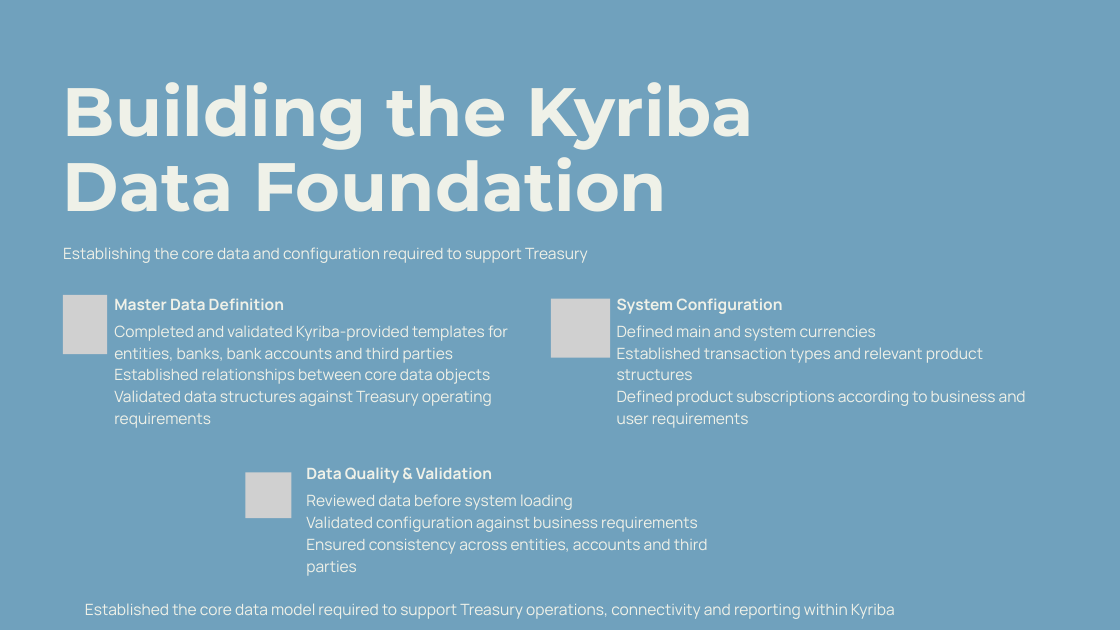
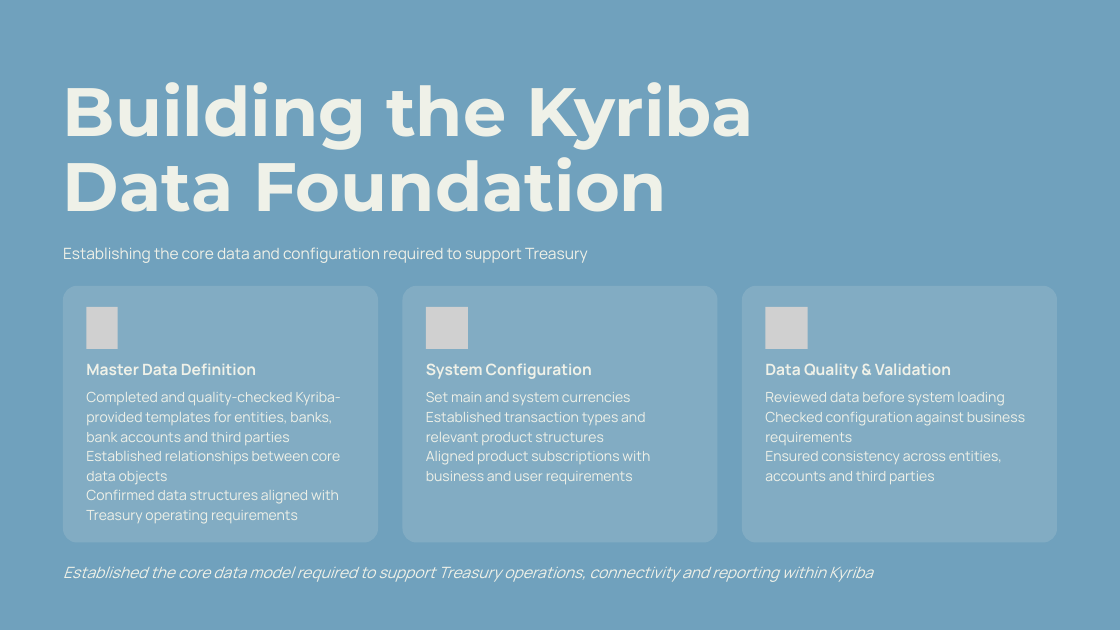
Before and after one commit to sgarciapuga/Work_Portfolio, a slide deck: slide 9 of docs/kyriba-transformation/presentation/kyriba-transformation.pptx. Drawn at 1120x630 pixels with LibreOffice and Linux fonts; fonts in the diff are those of the drawing; grey boxes stand for pictures. Boxes give left, top, right and bottom in pixels: in the first picture for what was removed or moved away, otherwise in the second. Text is boxed around its words. In the diff, an @@ line names an element or a change of style, - is before the commit and + after.

Commit message:
Added Case 2 to Kyriba Transformation

```diff
--- a/docs/kyriba-transformation/presentation/kyriba-transformation.pptx
+++ b/docs/kyriba-transformation/presentation/kyriba-transformation.pptx
@@ freeform shape added at <box>63,286,377,542</box>, fill #EFF1E8 at 15% opacity @@
@@ freeform shape added at <box>403,286,717,542</box>, fill #EFF1E8 at 15% opacity @@
@@ freeform shape added at <box>742,286,1057,542</box>, fill #EFF1E8 at 15% opacity @@
@@ picture: place and size @@
-picture at <box>63,295,107,354</box>
+picture at <box>86,307,118,349</box>
@@ picture: place and size @@
-picture at <box>551,298,610,358</box>
+picture at <box>426,307,468,349</box>
@@ picture: place and size @@
-picture at <box>245,472,291,518</box>
+picture at <box>766,307,808,349</box>
@@ text "Master Data Definition": place and size @@
-text "Master Data Definition" at <box>114,298,284,310</box>
+text "Master Data Definition" at <box>86,363,256,375</box>
@@ text "System Configuration": place and size @@
-text "System Configuration" at <box>617,298,782,314</box>
+text "System Configuration" at <box>426,363,592,379</box>
@@ text "Data Quality & Validation": place and size @@
-text "Data Quality & Validation" at <box>306,467,492,483</box>
+text "Data Quality & Validation" at <box>765,363,951,379</box>
@@ text "Completed and quality-checked Kyriba-provided templates ...": place and size @@
-text "Completed and quality-checked Kyriba-provided templates ..." at <box>114,325,508,428</box>
+text "Completed and quality-checked Kyriba-provided templates ..." at <box>86,392,341,524</box>
@@ text "Set main and system currencies": place and size @@
-text "Set main and system currencies" at <box>617,325,1026,428</box>
+text "Set main and system currencies" at <box>426,392,650,484</box>
@@ text "Reviewed data before system loading": place and size @@
-text "Reviewed data before system loading" at <box>306,494,708,576</box>
+text "Reviewed data before system loading" at <box>765,392,1025,484</box>
@@ text at <box>86,392,341,445</box>: text changed; size 20 to 18 pt @@
-Completed and validated Kyriba-provided templates for entities, banks, bank accounts and third parties
+Completed and quality-checked Kyriba-provided templates for entities, banks, bank accounts and third parties
@@ text at <box>426,392,631,405</box>: text changed; size 20 to 18 pt @@
-Defined main and system currencies
+Set main and system currencies
@@ text at <box>426,412,645,445</box>: size 20 to 18 pt in "Established transaction types and relevant product structure ..."; line spacing 28pt to 25.2pt @@
@@ text at <box>765,412,1025,445</box>: text changed; size 20 to 18 pt @@
-Validated configuration against business requirements
+Checked configuration against business requirements
@@ text at <box>765,392,1004,484</box>: size 20 to 18 pt in "Reviewed data before system loading", "Ensured consistency across entities, accounts and third ..."; line spacing 28pt to 25.2pt @@
@@ text at <box>86,451,340,484</box>: size 20 to 18 pt in "Established relationships between core data objects"; line spacing 28pt to 25.2pt @@
@@ text at <box>426,451,650,484</box>: text changed; size 20 to 18 pt @@
-Defined product subscriptions according to business and user requirements
+Aligned product subscriptions with business and user requirements
@@ text at <box>86,490,339,524</box>: text changed; size 20 to 18 pt @@
-Validated data structures against Treasury operating requirements
+Confirmed data structures aligned with Treasury operating requirements
@@ text "Established the core data model ...": place and size @@
-text "Established the core data model ..." at <box>85,603,895,619</box>
+text "Established the core data model ..." at <box>63,566,873,582</box>
@@ text "Established the core data model ..." at <box>63,566,873,582</box>: italic on @@
```
Also in this commit, not shown: 18 other slides changed, 19 other files.
